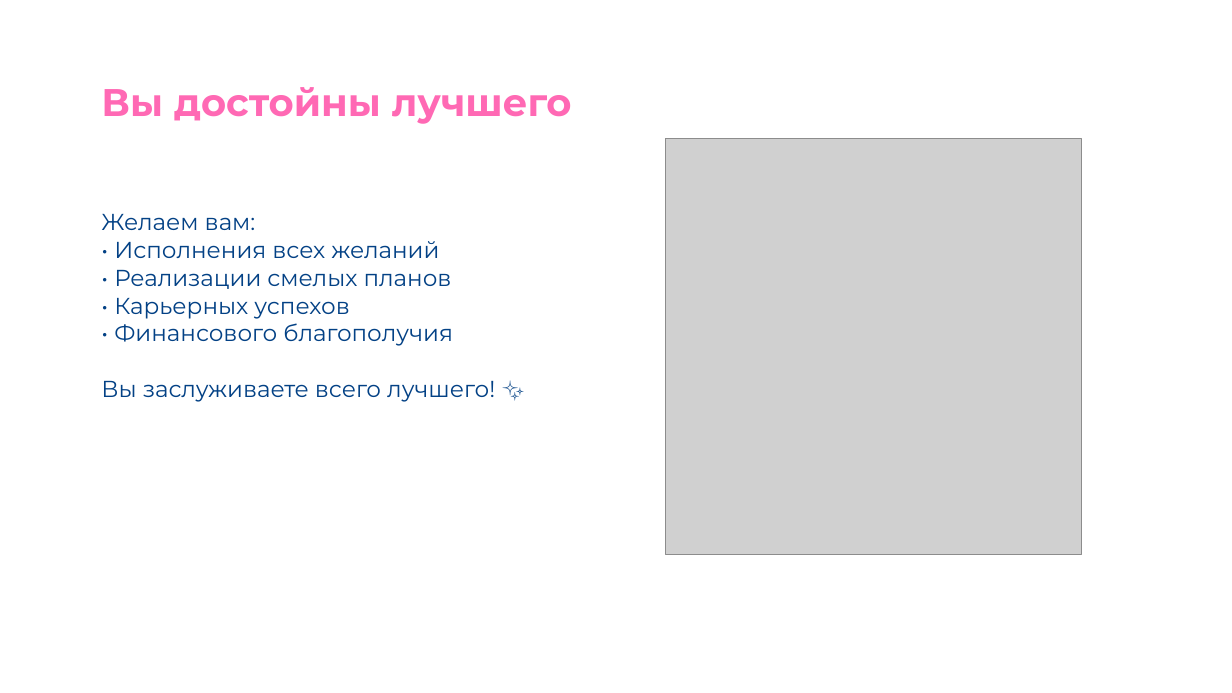
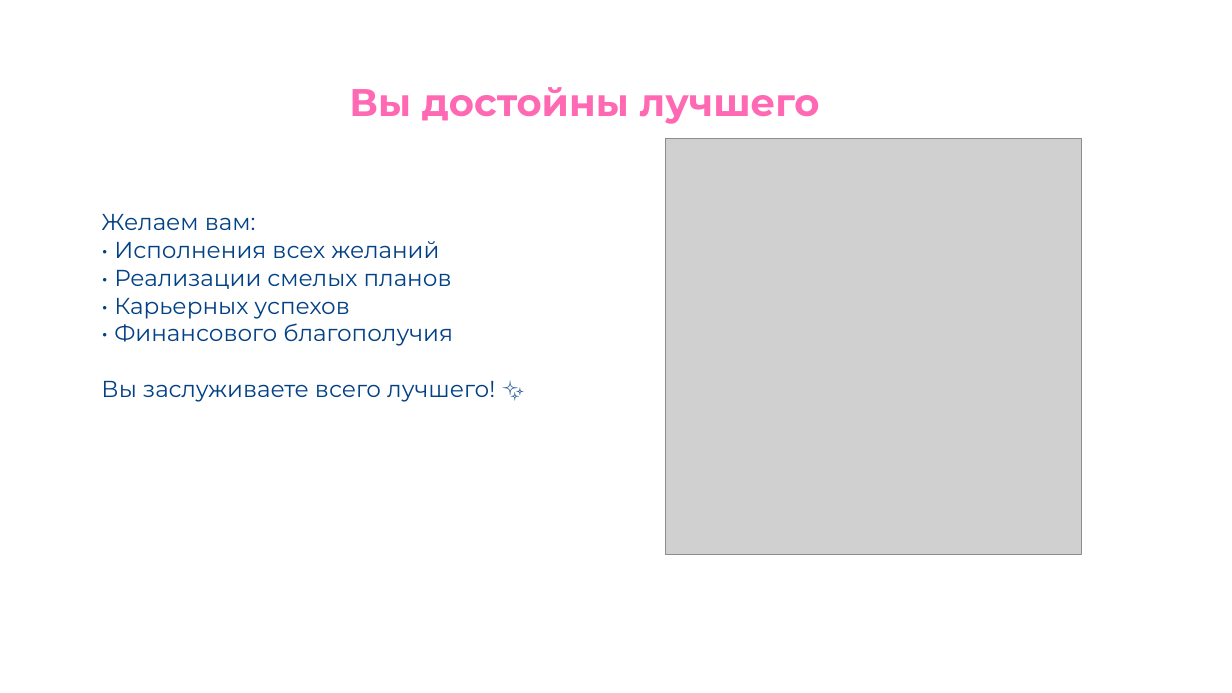
Before and after one commit to ChromeApe/dem.github.io, a slide deck: slide 8 of Prezent 2026.pptx (slide 10 before the commit). Drawn at 1232x693 pixels with LibreOffice and Linux fonts; fonts in the diff are those of the drawing; grey boxes stand for pictures; background and template pictures are left out. Boxes give left, top, right and bottom in pixels: in the first picture for what was removed or moved away, otherwise in the second. Text is boxed around its words. In the diff, an @@ line names an element or a change of style, - is before the commit and + after.

```diff
--- a/Prezent 2026.pptx
+++ b/Prezent 2026.pptx
@@ text "Вы достойны лучшего": place and size @@
-text "Вы достойны лучшего" at [101,87,572,124]
+text "Вы достойны лучшего" at [349,87,820,124]
```
Also in this commit, not shown: 10 other slides changed, 1 slide added, 2 slides removed.
